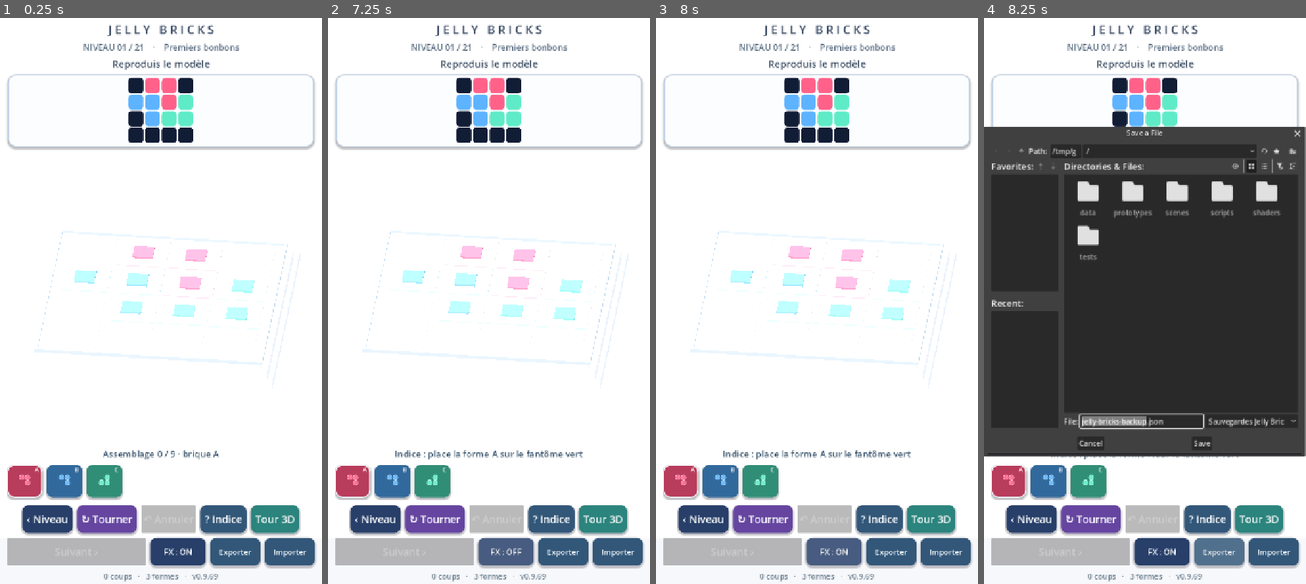
Above: before the commit, frames 1-4 (left to right).
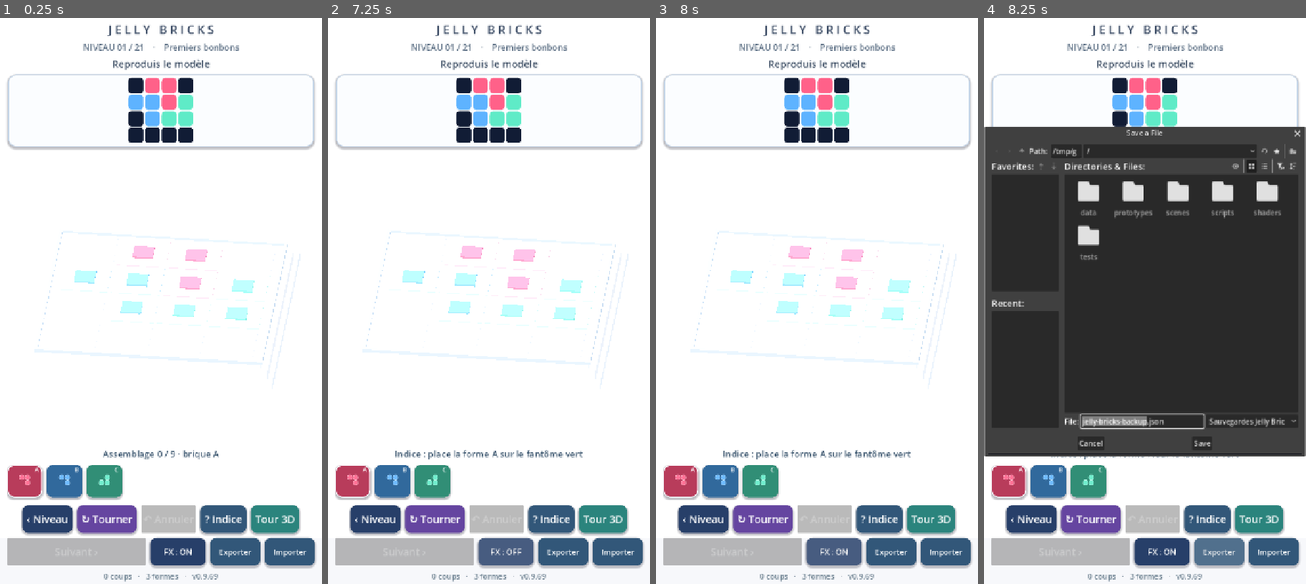
Above: after the commit, the same moments.

Repository: dbrckk/Jelly-bricks
Game: Godot game, scene res://scenes/main.tscn
Same seed, same stepped clock (60 frames per second), same inputs: the game is played once before the commit and once after it.
Inputs (mouse positions are in pixels of both pictures, inside the frame that each line leads up to):
- Up to frame 1 (0.25 s): no input
- Up to frame 2 (7.25 s): click (353, 482) at 0.52 s; click (392, 482) at 1.27 s; click (431, 482) at 2.02 s; click "‹ Niveau" at 2.75 s; click "↻ Tourner" at 3.5 s; click "? Indice" at 4.25 s; click "Tour 3D" at 5 s; click "‹ Puzzles" at 5.75 s; click "FX : ON" at 6.5 s
- Up to frame 3 (8 s): click "FX : OFF" at 7.25 s
- Up to frame 4 (8.25 s): click "Exporter" at 8 s

Frames 1-3 are identical in both runs. In frame 4, 1.2% of the frame differs, in the area x 0-97%, y 19-78%.

Commit message:
feat(gel): tame blown-out specular core and keep soft pigment-tinted gel highlights

Diff:
--- a/native-godot/prototypes/single_brick/wet_gel_viewport_reference.gdshader
+++ b/native-godot/prototypes/single_brick/wet_gel_viewport_reference.gdshader
@@ -27,6 +27,9 @@
 uniform float impact_local_energy : hint_range(0.0, 1.0) = 0.0;
 uniform float impact_local_age : hint_range(0.0, 3.0) = 3.0;
 uniform float highlights : hint_range(0.0, 1.0) = 0.78;
+// v11 option: reduce oversized WHITE plastic lobes without dulling
+// the gel's saturated body. Zero keeps previous reference material.
+uniform float highlight_softness : hint_range(0.0, 1.0) = 0.0;
 uniform float stud_mode : hint_range(0.0, 1.0) = 0.0;
 // Optically deeper alternative, activated only for the physics prototype.
 // At 0 the validated comparison shots retain their original material.
@@ -258,8 +261,13 @@
     float rim = grazing * (0.25 + 0.75 * smoothstep(0.23, 0.79, local_point.y));
     float reflection = clamp((wide * 0.58 + thin * 0.34 + rim * 0.12) *
         highlights * mix(1.0, 0.66, bulk_optics), 0.0, 0.66);
-    vec3 reflected_tint = mix(pigment.rgb, vec3(1.0, 0.988, 0.97), 0.79);
-    optical = mix(optical, reflected_tint, reflection);
+    // In the real Redmi screenshot the large white triangular highlights
+    // made the surface read as hard glazed LEGO instead of wet dyed gel.
+    float wet_lobe = mix(reflection,
+        min(reflection * 0.48, 0.19), highlight_softness);
+    vec3 reflected_tint = mix(pigment.rgb, vec3(1.0, 0.988, 0.97),
+        mix(0.79, 0.33, highlight_softness));
+    optical = mix(optical, reflected_tint, wet_lobe);
 
     // Translucency varies with optical path: edges keep their silhouette,
     // while facing surfaces let the photograph background show through.
@@ -319,8 +327,10 @@
     // Physically inspired dye depth only; never alpha blend the socket.
     ALBEDO = clamp(optical, vec3(0.0), vec3(1.0));
     // Alpha is intentionally absent in this optically dense first-pass test.
-    ROUGHNESS = mix(0.095, 0.20, gel_milkiness);
-    SPECULAR = mix(0.92, 0.64, gel_milkiness);
+    ROUGHNESS = mix(mix(0.095, 0.20, gel_milkiness),
+        0.24, highlight_softness);
+    SPECULAR = mix(mix(0.92, 0.64, gel_milkiness),
+        0.30, highlight_softness);
     METALLIC = 0.0;
     EMISSION = pigment.rgb * (0.023 + body_wall * internal_window * 0.018 +
         bulk_optics * (0.022 + crown * 0.008));
